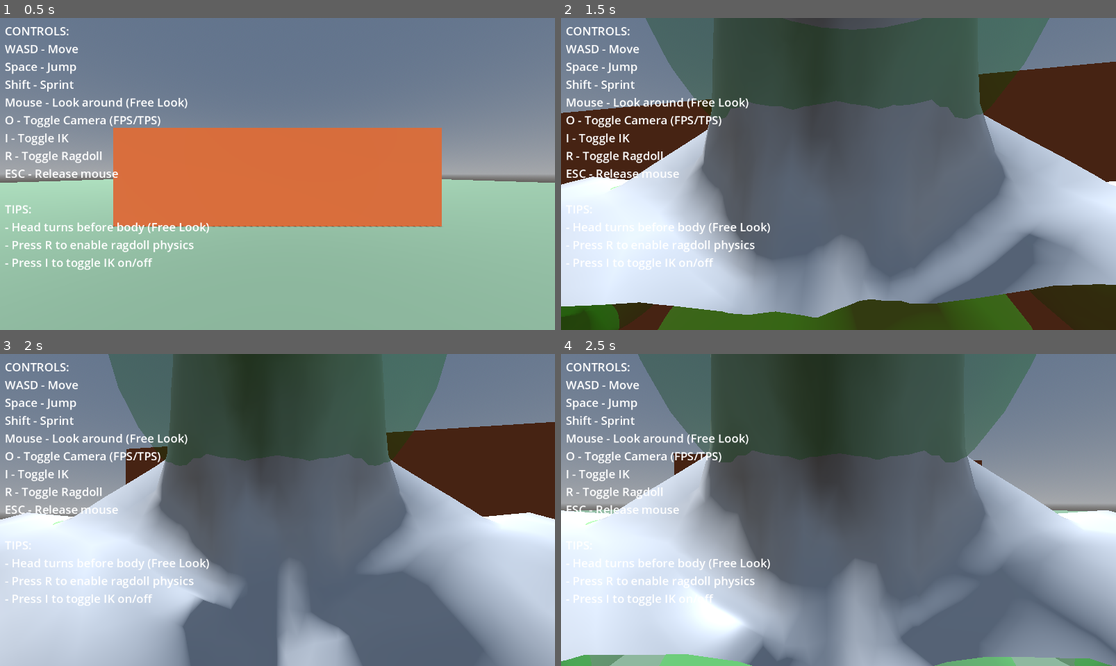
Above: before the commit, frames 1-4 (two rows, left to right).
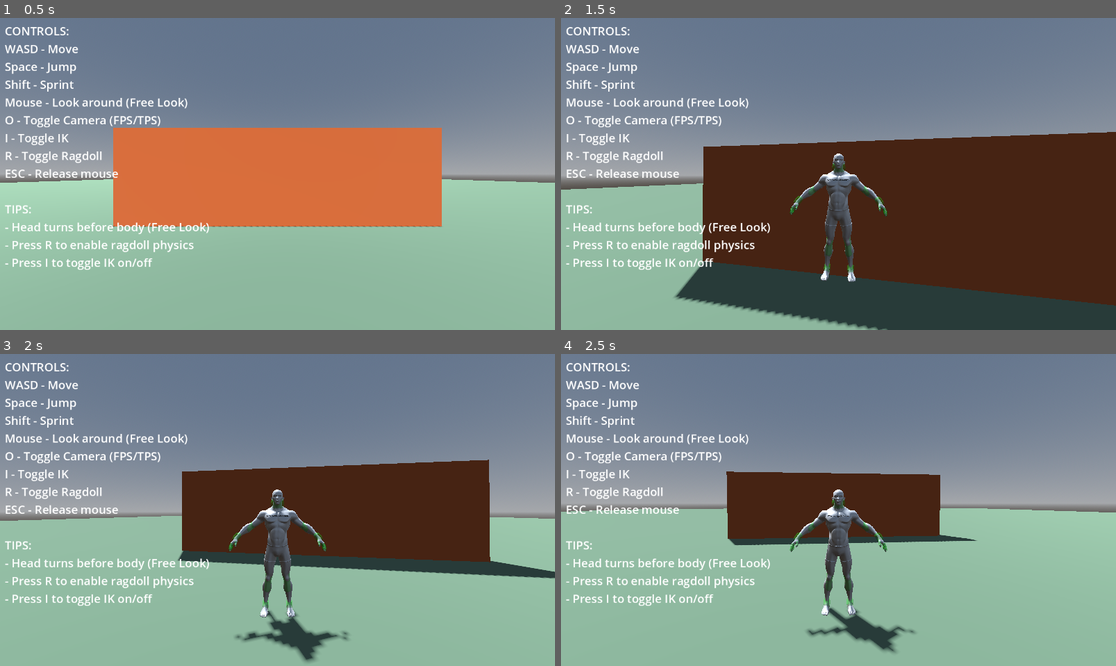
Above: after the commit, the same moments.

Repository: lmf-git/fpsikanimragdoll
Game: Godot game, scene res://world.tscn
The game is run twice, just before and just after one commit, with the same random seed, the same clock (stepped at 60 frames per second) and the same inputs.
Inputs (mouse positions are in pixels of both pictures, inside the frame that each line leads up to):
- Up to frame 1 (0.5 s): no input
- Up to frame 2 (1.5 s): move the mouse to (866, 174) at 0.52 s; hold Shift (sprint) 0.53-1.28 s; hold W (move_forward) from 0.53 s (still down); tap Space (jump) at 0.77 s; move the mouse to (810, 174) at 1.27 s; tap O (toggle_camera) at 1.35 s
- Up to frame 3 (2 s): keep holding W (move_forward); tap Space (jump) at 1.52 s
- Up to frame 4 (2.5 s): keep holding W (move_forward); move the mouse to (849, 503) at 2.02 s; hold I (toggle_ik) from 2.03 s (still down)

Frame 1 is identical in both runs. In frame 2, 88% of the frame differs, in the area x 0-100%, y 0-100%; in frame 3, 80%; in frame 4, 78%.

Commit message:
Fix TPS camera, head pitch rotation, and ragdoll joint constraints
TPS CAMERA FIX:
- Camera now positioned BEHIND character (negative Z offset)
- Was appearing in front due to coordinate system with rotated model
- Changed offset from Vector3(0, 0, follow_distance) to Vector3(0, 0, -follow_distance)

HEAD PITCH ROTATION FIX:
- Head and neck now rotate up/down when aiming (pitch)
- Use local right axis (neck_target.x, head_target.x) instead of global Vector3.RIGHT
- Proper gimbal-free rotation: yaw first, then pitch on local axis
- Neck gets 30% pitch, head gets 70% pitch

RAGDOLL JOINT CONSTRAINTS:
- Add bone-type-specific joint limits for realistic movement
- Head: 25° swing, 15° twist (limited, no wobble)
- Neck: 30° swing, 20° twist (moderate)
- Shoulders: 20° swing, 10° twist (very limited, prevents flailing)
- Upper legs (hips): 35° swing, 15° twist (limited rotation)
- Lower legs (knees): 70° swing, 5° twist (hinge-like, forward bend only)
- Upper arms: 60° swing, 40° twist (good range of motion)
- Lower arms (elbows): 75° swing, 10° twist (hinge-like)
- Fingers: 45° swing, 5° twist (small, precise)

Test: TPS camera behind character, head looks up/down, ragdoll realistic constraints

Diff:
--- a/character_controller.gd
+++ b/character_controller.gd
@@ -248,9 +248,46 @@
 		physical_bone.joint_type = PhysicalBone3D.JOINT_TYPE_CONE
 		physical_bone.joint_offset = Transform3D()  # No offset from bone
 
-		# Joint limits - allow realistic movement
-		physical_bone.set("joint_constraints/swing_span", deg_to_rad(45))
-		physical_bone.set("joint_constraints/twist_span", deg_to_rad(30))
+		# Joint limits - specific to bone type for realistic movement
+		var swing_limit = deg_to_rad(45)
+		var twist_limit = deg_to_rad(30)
+
+		# Tighter constraints for specific bone types
+		if bone_suffix in ["Head"]:
+			# Head - limited rotation
+			swing_limit = deg_to_rad(25)
+			twist_limit = deg_to_rad(15)
+		elif bone_suffix in ["Neck"]:
+			# Neck - moderate rotation
+			swing_limit = deg_to_rad(30)
+			twist_limit = deg_to_rad(20)
+		elif "Shoulder" in bone_suffix:
+			# Shoulders - very limited
+			swing_limit = deg_to_rad(20)
+			twist_limit = deg_to_rad(10)
+		elif bone_suffix in ["Upper_Leg", "L_Upper_Leg", "R_Upper_Leg"]:
+			# Upper legs (hips) - limited rotation
+			swing_limit = deg_to_rad(35)
+			twist_limit = deg_to_rad(15)
+		elif bone_suffix in ["Lower_Leg", "L_Lower_Leg", "R_Lower_Leg"]:
+			# Lower legs (knees) - hinge-like, very limited twist
+			swing_limit = deg_to_rad(70)  # Can bend forward
+			twist_limit = deg_to_rad(5)   # Almost no twist
+		elif bone_suffix in ["Upper_Arm", "L_Upper_Arm", "R_Upper_Arm"]:
+			# Upper arms - good range
+			swing_limit = deg_to_rad(60)
+			twist_limit = deg_to_rad(40)
+		elif bone_suffix in ["Lower_Arm", "L_Lower_Arm", "R_Lower_Arm"]:
+			# Lower arms (elbows) - hinge-like
+			swing_limit = deg_to_rad(75)
+			twist_limit = deg_to_rad(10)
+		elif "Finger" in bone_suffix or "Thumb" in bone_suffix or "Index" in bone_suffix or "Middle" in bone_suffix or "Ring" in bone_suffix or "Little" in bone_suffix:
+			# Fingers - small range
+			swing_limit = deg_to_rad(45)
+			twist_limit = deg_to_rad(5)
+
+		physical_bone.set("joint_constraints/swing_span", swing_limit)
+		physical_bone.set("joint_constraints/twist_span", twist_limit)
 
 		# Soften joints for more natural movement
 		physical_bone.set("joint_constraints/bias", 0.3)
@@ -427,8 +464,8 @@
 		var neck_target = Basis()
 		# Neck contributes 40% of the yaw rotation
 		neck_target = neck_target.rotated(Vector3.UP, head_yaw * 0.4)
-		# Neck contributes 30% of pitch
-		neck_target = neck_target.rotated(Vector3.RIGHT, head_pitch * 0.3)
+		# Neck contributes 30% of pitch (use local right axis after yaw rotation)
+		neck_target = neck_target.rotated(neck_target.x, head_pitch * 0.3)
 		neck_target = neck_target * original_neck_pose.basis
 
 		neck_pose.basis = neck_pose.basis.slerp(neck_target, head_rotation_speed * delta)
@@ -439,8 +476,8 @@
 	var head_target = Basis()
 	# Head contributes 60% of yaw rotation
 	head_target = head_target.rotated(Vector3.UP, head_yaw * 0.6)
-	# Head contributes 70% of pitch
-	head_target = head_target.rotated(Vector3.RIGHT, head_pitch * 0.7)
+	# Head contributes 70% of pitch (use local right axis after yaw rotation)
+	head_target = head_target.rotated(head_target.x, head_pitch * 0.7)
 	head_target = head_target * original_head_pose.basis
 
 	head_pose.basis = head_pose.basis.slerp(head_target, head_rotation_speed * delta)
--- a/tps_camera.gd
+++ b/tps_camera.gd
@@ -31,8 +31,8 @@
 	# Calculate desired camera position
 	var target_pos = target.global_transform.origin + Vector3(0, follow_height, 0)
 
-	# Calculate camera offset based on rotation
-	var offset = Vector3(0, 0, follow_distance)
+	# Calculate camera offset based on rotation (negative Z for behind character)
+	var offset = Vector3(0, 0, -follow_distance)
 	var rotation_transform = Transform3D()
 	rotation_transform = rotation_transform.rotated(Vector3.UP, cam_rotation.y)
 	rotation_transform = rotation_transform.rotated(rotation_transform.basis.x, cam_rotation.x)
